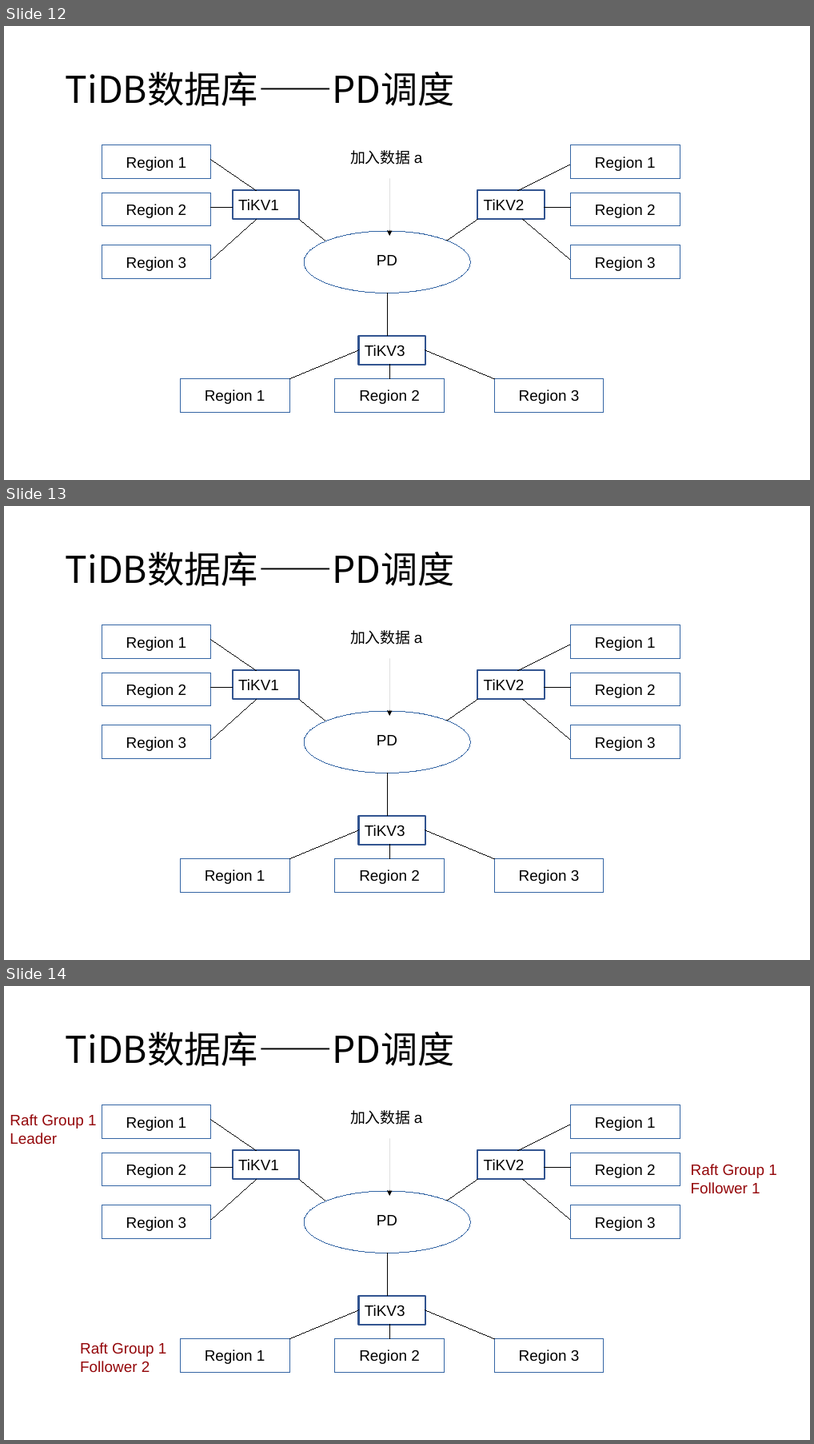
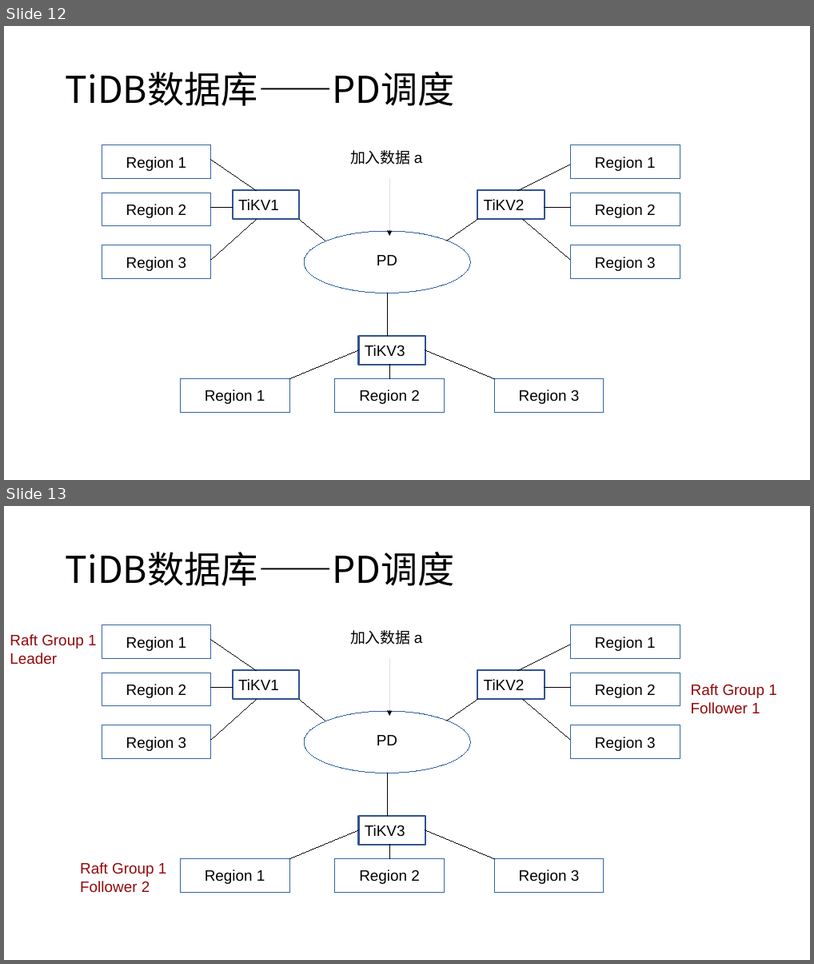
Before and after one commit to Doris404/Study-paper-channel, a slide deck: Chai' project/study material/notes/TiDB项目.pptx. Shown one above the other, each under a label of ours: slides 12, 13 and 14 before the commit, slides 12 and 13 after it. The pictures are 814x1444 and 814x964 pixels, drawn with LibreOffice and Linux fonts; fonts in the diff are those of the drawing. Boxes give left, top, right and bottom in pixels: in the first picture for what was removed or moved away, otherwise in the second. Text is boxed around its words. In the diff, an @@ line names an element or a change of style, - is before the commit and + after.

```diff
--- a/Chai' project/study material/notes/TiDB项目.pptx
+++ b/Chai' project/study material/notes/TiDB项目.pptx
@@ slide 13 removed at (x1=4, y1=506, x2=810, y2=960), background #FFFFFF @@
@@ text removed at (x1=66, y1=552, x2=455, y2=586) @@
-TiDB数据库——PD调度
@@ rectangle removed at (x1=102, y1=625, x2=211, y2=659) @@
-Region 1
@@ rectangle removed at (x1=571, y1=625, x2=680, y2=659) @@
-Region 1
@@ line removed from (211, 639) to (256, 671) @@
@@ text removed at (x1=350, y1=630, x2=423, y2=644) @@
-加入数据 a
@@ line removed from (518, 671) to (571, 644) @@
@@ rectangle removed at (x1=102, y1=673, x2=211, y2=706) @@
-Region 2
@@ rectangle removed at (x1=233, y1=671, x2=299, y2=699) @@
-TiKV1
@@ arrow removed from (390, 659) to (390, 716) @@
@@ rectangle removed at (x1=478, y1=671, x2=544, y2=699) @@
-TiKV2
@@ rectangle removed at (x1=571, y1=673, x2=680, y2=706) @@
-Region 2
@@ line removed from (211, 687) to (233, 687) @@
@@ line removed from (545, 687) to (571, 687) @@
@@ line removed from (256, 699) to (211, 740) @@
@@ line removed from (299, 699) to (326, 720) @@
@@ ellipse removed at (x1=304, y1=711, x2=471, y2=772) @@
@@ line removed from (447, 720) to (478, 699) @@
@@ line removed from (523, 699) to (571, 740) @@
@@ rectangle removed at (x1=102, y1=725, x2=211, y2=758) @@
-Region 3
@@ text removed at (x1=377, y1=735, x2=398, y2=745) @@
-PD
@@ rectangle removed at (x1=571, y1=725, x2=680, y2=758) @@
-Region 3
@@ line removed from (387, 772) to (387, 816) @@
@@ rectangle removed at (x1=359, y1=816, x2=426, y2=844) @@
-TiKV3
@@ line removed from (359, 830) to (290, 859) @@
@@ line removed from (426, 830) to (494, 859) @@
@@ rectangle removed at (x1=180, y1=859, x2=290, y2=892) @@
-Region 1
@@ rectangle removed at (x1=335, y1=859, x2=445, y2=892) @@
-Region 2
@@ line removed from (390, 844) to (390, 859) @@
@@ rectangle removed at (x1=494, y1=859, x2=604, y2=892) @@
-Region 3
@@ what was slide 14 is now slide 13 @@
```
Also in this commit, not shown: 2 slides changed, 2 other files.
